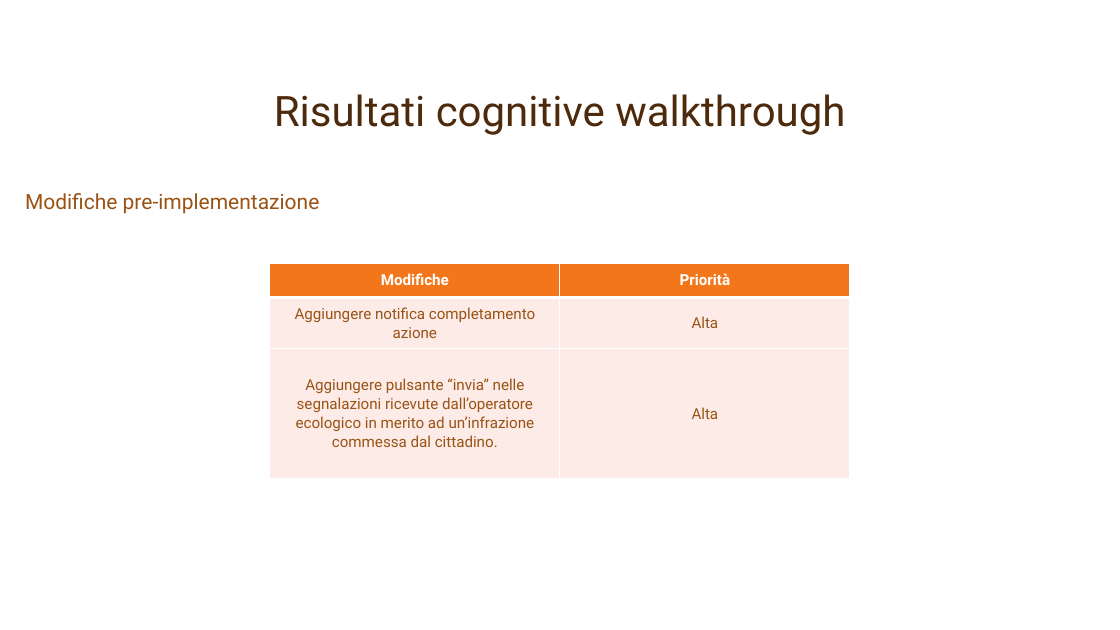
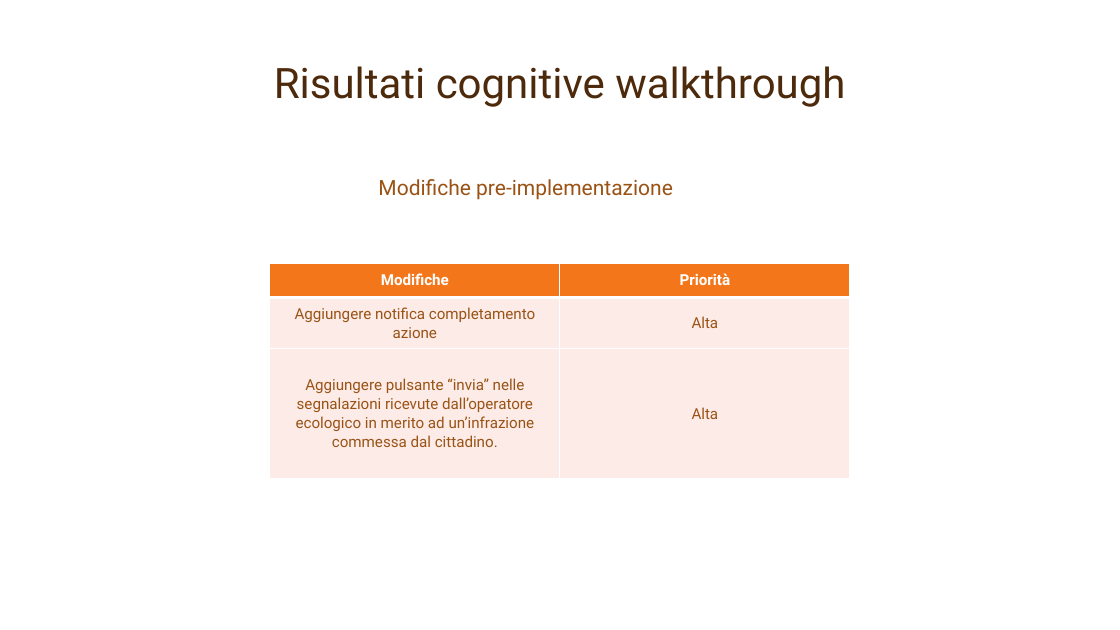
Before and after one commit to mcastellaneta/Recyclapp, a slide deck: slide 28 of Presentazione IUM/RecyclApp.pptx. Drawn at 1120x630 pixels with LibreOffice and Linux fonts; fonts in the diff are those of the drawing; background and template pictures are left out. Boxes give left, top, right and bottom in pixels: in the first picture for what was removed or moved away, otherwise in the second. Text is boxed around its words. In the diff, an @@ line names an element or a change of style, - is before the commit and + after.

```diff
--- a/Presentazione IUM/RecyclApp.pptx
+++ b/Presentazione IUM/RecyclApp.pptx
@@ title "Risultati cognitive walkthrough": place and size @@
-title "Risultati cognitive walkthrough" at (274, 94, 845, 135)
+title "Risultati cognitive walkthrough" at (274, 66, 845, 107)
@@ text "Modifiche pre-implementazione": place and size @@
-text "Modifiche pre-implementazione" at (25, 193, 320, 214)
+text "Modifiche pre-implementazione" at (378, 179, 673, 200)
```
Also in this commit, not shown: 23 other slides changed.
